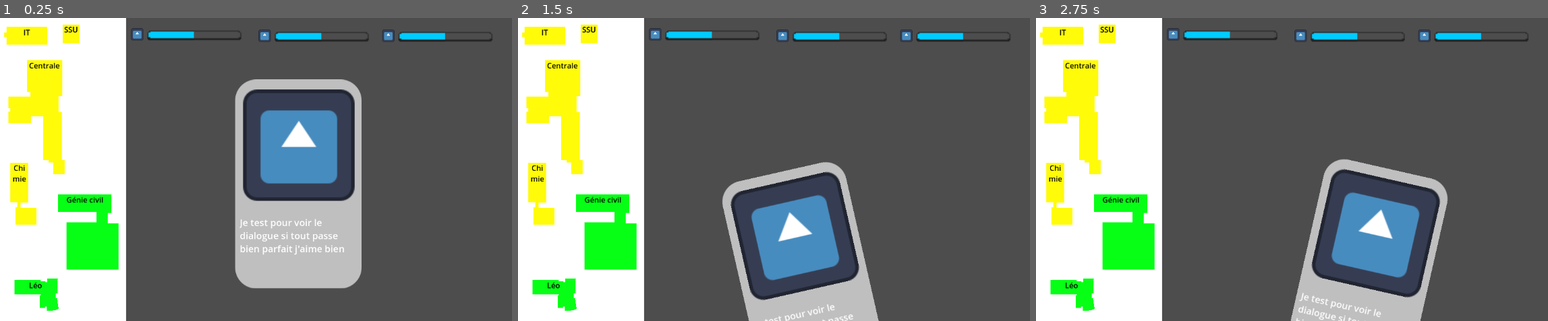
Above: before the commit, frames 1-3 (left to right).
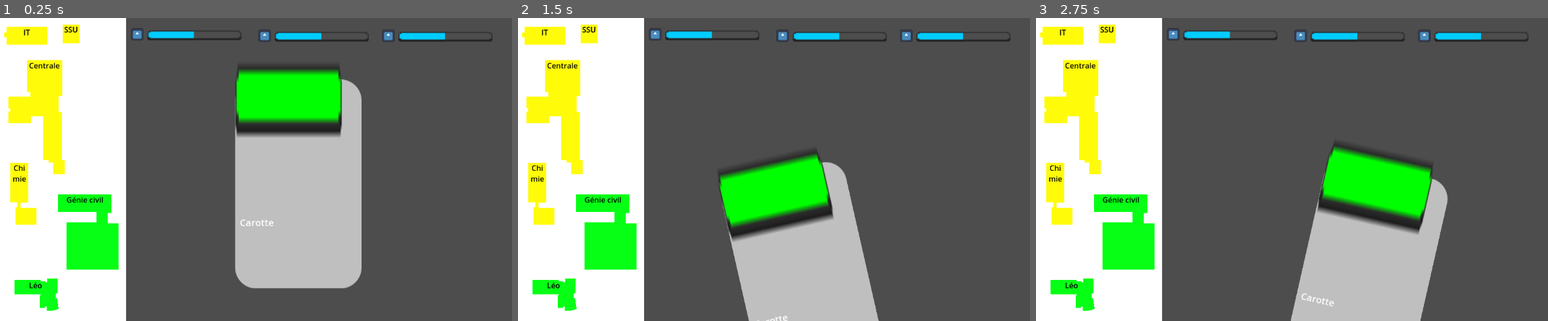
Above: after the commit, the same moments.

Repository: Spidermatou/The-Schu-Man
Game: Godot game, scene res://scenes/manager/manager.tscn
Two runs of this game, one before a commit and one after it. Both use one fixed random seed, a clock stepped at 60 frames per second and the inputs below. The engine's default icon, where the game draws it, is replaced by a stand-in: a white triangle on a blue panel in a dark square.
Inputs:
- Up to frame 1 (0.25 s): no input
- Up to frame 2 (1.5 s): tap Enter at 0.5 s; hold Right 0.53-1.28 s; tap Space at 1.25 s; hold Left from 1.28 s (still down)
- Up to frame 3 (2.75 s): tap Enter at 2 s; release Left at 2.03 s; hold Right from 2.03 s (still down)

The runs differ from the first frame. In frame 1, 10% of the frame differs, in the area x 45-70%, y 16-78%; in frame 2, 9.9%; in frame 3, 9.9%.

Commit message:
fix card set dialog

Diff:
--- a/The Schu-Man/ressources/cards.json
+++ b/The Schu-Man/ressources/cards.json
@@ -1,8 +1,8 @@
 {
 	"cards" : [
 		{
-			"image" : "res://image.png",
-			"dialogue" : "A",
+			"image" : "res://ressources/images/gauge_green.png",
+			"dialogue" : "Carotte",
 			"effectLeft" : {
 				"budget" : 10,
 				"centralSatisfaction" : 50,
@@ -19,8 +19,8 @@
 			}
 		},
 		{
-			"image" : "res://image.png",
-			"dialogue" : "A",
+			"image" : "res://ressources/images/gauge_green.png",
+			"dialogue" : "Abricot",
 			"effectLeft" : {
 				"budget" : 10,
 				"centralSatisfaction" : 50,
--- a/The Schu-Man/scenes/DecisionCard/DecisionCard.gd
+++ b/The Schu-Man/scenes/DecisionCard/DecisionCard.gd
@@ -16,8 +16,7 @@
 		print("La texture fournie est nulle.")
 
 func setDialog(dialog : String):
-	var dialogBox = get_node("DialogBox")
-	dialogBox.text + dialog
+	$DialogBox.text = dialog
 
 var right_arrow_pressed = 0
 var left_arrow_pressed = 0
--- a/The Schu-Man/scenes/manager/manager.gd
+++ b/The Schu-Man/scenes/manager/manager.gd
@@ -11,6 +11,7 @@
 @onready var _financeGauge = $GaugeFinance
 @onready var _centralGauge = $GaugeCentral
 @onready var _internGauge = $GaugeIntern
+@onready var _card = $Card
 
 func loadData():
 	var json = JSON.new()
@@ -33,9 +34,9 @@
 		# choose a card
 		var card = cardsData[randomInd]
 
-		# retrieve properties
-		var dialogue = card["dialogue"]
-		var imagePath = card["image"]
+		# set card
+		_card.setDialog(card["dialogue"])
+		_card.setImage(load(card["image"]))
 
 		var budgetRight = card["effectRight"]["budget"]
 		var centralRight = card["effectRight"]["centralSatisfaction"]
--- a/The Schu-Man/scenes/manager/manager.tscn
+++ b/The Schu-Man/scenes/manager/manager.tscn
@@ -48,7 +48,7 @@
 scale = Vector2(2, 2)
 iconTexture = ExtResource("3_33dhc")
 
-[node name="DecisionCard" parent="." instance=ExtResource("5_mfpgq")]
+[node name="Card" parent="." instance=ExtResource("5_mfpgq")]
 position = Vector2(-24, -200)
 
 [connection signal="isEmpty" from="GaugeFinance" to="." method="_on_gauge_finance_is_empty"]
